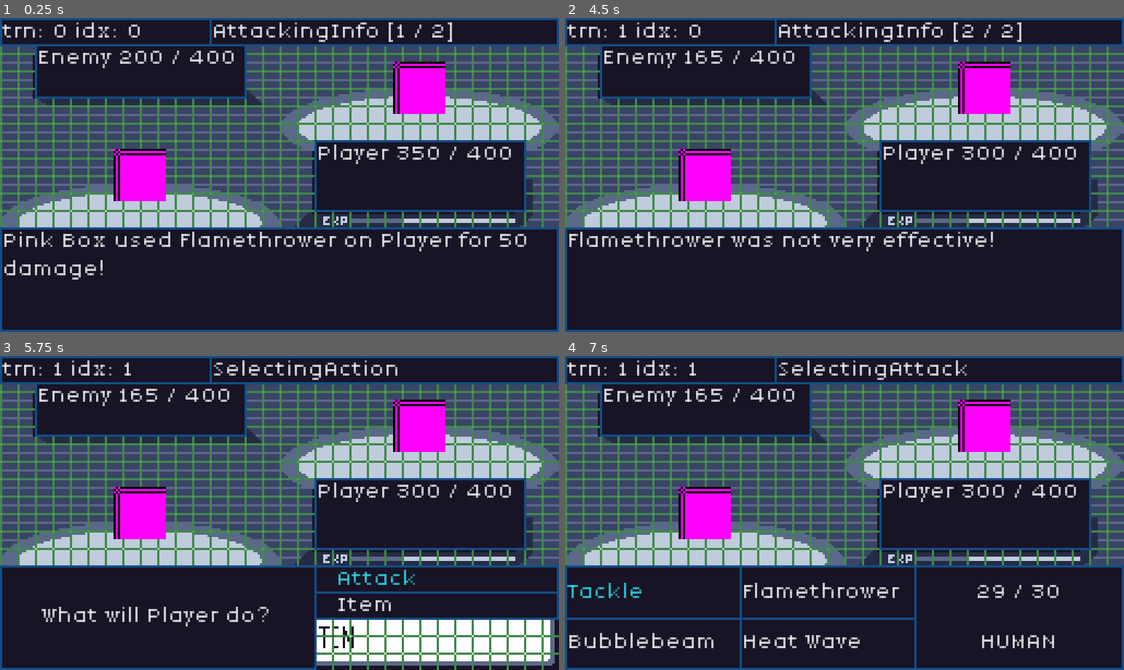
Above: before the commit, frames 1-4 (two rows, left to right).
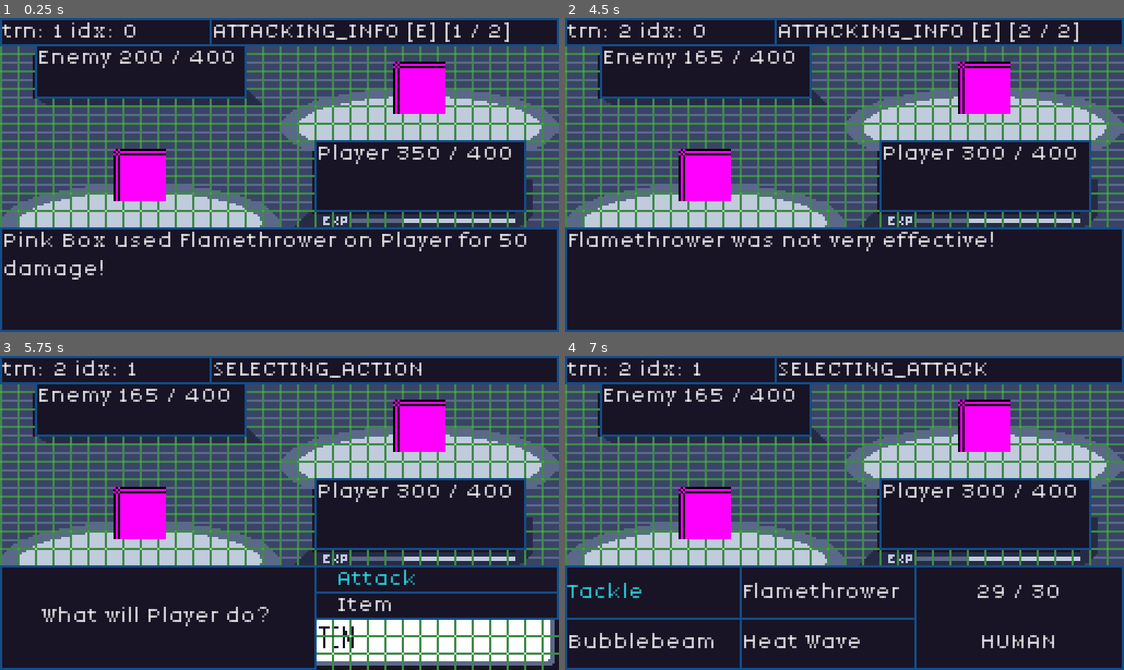
Above: after the commit, the same moments.

Repository: JakeTaussig/rpg-rougelike
Game: Godot game, scene res://scenes/battle.tscn
The game is run twice, just before and just after one commit, with the same random seed, the same clock (stepped at 60 frames per second) and the same inputs.
Inputs (mouse positions are in pixels of both pictures, inside the frame that each line leads up to):
- Up to frame 1 (0.25 s): no input
- Up to frame 2 (4.5 s): click "Continue" at 0.5 s; click "Continue" at 1.25 s; click "Attack" at 2 s; click "Tackle" at 2.75 s; click "Continue" at 3.5 s; tap Enter at 4.25 s; move the mouse to (967, 159) at 4.27 s
- Up to frame 3 (5.75 s): tap Space at 5 s; move the mouse to (167, 528) at 5.02 s
- Up to frame 4 (7 s): click "Item" at 5.75 s; click "Attack" at 6.5 s

The runs differ from the first frame. In frame 1, 1.2% of the frame differs, in the area x 9-92%, y 1-8%; in frame 2, 1.2%; in frame 3, 1.0%; in frame 4, 1.0%.

Commit message:
clean up states

Diff:
--- a/scenes/battle.tscn
+++ b/scenes/battle.tscn
@@ -207,27 +207,27 @@
 [node name="BattleStateMachine" type="Node" parent="."]
 unique_name_in_owner = true
 
-[node name="AttackingInfo" type="Node" parent="BattleStateMachine"]
+[node name="ATTACKING_INFO" type="Node" parent="BattleStateMachine"]
 script = ExtResource("7_v7i3o")
 
-[node name="EnemyAttack" type="Node" parent="BattleStateMachine"]
+[node name="ENEMY_ATTACK" type="Node" parent="BattleStateMachine"]
 script = ExtResource("8_66ngm")
 
-[node name="SelectingAction" type="Node" parent="BattleStateMachine"]
+[node name="SELECTING_ACTION" type="Node" parent="BattleStateMachine"]
 script = ExtResource("9_03edq")
 
-[node name="SelectingAttack" type="Node" parent="BattleStateMachine"]
+[node name="SELECTING_ATTACK" type="Node" parent="BattleStateMachine"]
 script = ExtResource("10_22uqi")
 
-[node name="IncrementTurn" type="Node" parent="BattleStateMachine"]
+[node name="INCREMENT_TURN" type="Node" parent="BattleStateMachine"]
 script = ExtResource("12_03edq")
 
-[node name="GameEnd" type="Node" parent="BattleStateMachine"]
+[node name="GAME_END" type="Node" parent="BattleStateMachine"]
 script = ExtResource("13_22uqi")
 
-[connection signal="pressed" from="BottomBar/Action/Attack" to="BattleStateMachine/SelectingAction" method="_on_attack_pressed"]
+[connection signal="pressed" from="BottomBar/Action/Attack" to="BattleStateMachine/SELECTING_ACTION" method="_on_attack_pressed"]
 [connection signal="pressed" from="BottomBar/BattleStatus/ContinueButton" to="." method="_on_continue_button_pressed"]
-[connection signal="pressed" from="BottomBar/Moves/MovesMenu/Move1" to="BattleStateMachine/SelectingAttack" method="_on_move_pressed" binds= [0]]
-[connection signal="pressed" from="BottomBar/Moves/MovesMenu/Move2" to="BattleStateMachine/SelectingAttack" method="_on_move_pressed" binds= [1]]
-[connection signal="pressed" from="BottomBar/Moves/MovesMenu/Move3" to="BattleStateMachine/SelectingAttack" method="_on_move_pressed" binds= [2]]
-[connection signal="pressed" from="BottomBar/Moves/MovesMenu/Move4" to="BattleStateMachine/SelectingAttack" method="_on_move_pressed" binds= [3]]
+[connection signal="pressed" from="BottomBar/Moves/MovesMenu/Move1" to="BattleStateMachine/SELECTING_ATTACK" method="_on_move_pressed" binds= [0]]
+[connection signal="pressed" from="BottomBar/Moves/MovesMenu/Move2" to="BattleStateMachine/SELECTING_ATTACK" method="_on_move_pressed" binds= [1]]
+[connection signal="pressed" from="BottomBar/Moves/MovesMenu/Move3" to="BattleStateMachine/SELECTING_ATTACK" method="_on_move_pressed" binds= [2]]
+[connection signal="pressed" from="BottomBar/Moves/MovesMenu/Move4" to="BattleStateMachine/SELECTING_ATTACK" method="_on_move_pressed" binds= [3]]
--- a/scripts/battle.gd
+++ b/scripts/battle.gd
@@ -9,7 +9,14 @@
 var states: Dictionary = {}
 var current_state: BaseState
 
-@onready var StateDisplay: Label = %StateDisplay
+enum BattleState {
+	ATTACKING_INFO,
+	INCREMENT_TURN,
+	SELECTING_ACTION,
+	ENEMY_ATTACK,
+	GAME_END,
+	SELECTING_ATTACK
+}
 
 # Called when the node enters the scene tree for the first time.
 func _ready() -> void:
@@ -18,63 +25,76 @@
 	_init_states()
 	_init_battle_participants()
 
-	transition_state_to("AttackingInfo", [""]) # Start in AttackingInfo to render HP
-	transition_state_to("IncrementTurn")
+	transition_state_to(BattleState.ATTACKING_INFO, [""]) # Start in AttackingInfo to render HP
+	transition_state_to(BattleState.INCREMENT_TURN)
 
 func _init_states():
 	# Initialize all states
 	for child in %BattleStateMachine.get_children():
 		if child is BaseState:
 			states[child.name] = child
-			child.battle_system = $"."
+			child.battle = self
 
 func _init_battle_participants():
-	for enemy in %Enemies.get_children():
-		enemy.is_player = false
-		battle_participants.append(enemy)
-		battle_participants.append(%Player)
-	battle_participants.sort_custom(func(a, b):
-		if a.speed == b.speed:
-			return randi() % 2 == 0
-		return a.speed > b.speed)
+	battle_participants.clear()
+	battle_participants.append(%Player)
+	for enemy_node in %Enemies.get_children():
+		enemy_node.is_player = false
+		battle_participants.append(enemy_node)
+		enemy = enemy_node
 
-	enemy = %Enemies.get_child(0)
 
-func transition_state_to(state_name: String, messages: Array = []):
+	battle_participants.sort_custom(_sort_participants_by_speed)
+
+func _sort_participants_by_speed(a, b) -> bool:
+	if a.speed == b.speed:
+		return randf() < 0.5  # More readable than randi() % 2
+	return a.speed > b.speed
+
+func transition_state_to(state: BattleState, messages: Array = []):
+	var state_name = BattleState.keys()[state]
+	if not states.has(state_name):
+		push_error("Invalid state: " + state_name)
+		return
+
 	if current_state:
 		current_state.exit()
 
 	print("entering state: ", state_name)
-	StateDisplay.text = state_name
+	%StateDisplay.text = state_name
 
 	current_state = states[state_name]
 	current_state.enter(messages)
 
 func attack(index: int, target: BattleParticipant) -> void:
-	var _messages = []
 	var attacker: BattleParticipant = battle_participants[turn_order_index]
 	var results = attacker.use_move(index, target)
+	var used_move = attacker.moves[index]
+	var messages = _generate_attack_messages(attacker, target, used_move, results)
+	transition_state_to(BattleState.ATTACKING_INFO, messages)
+
+func _generate_attack_messages(attacker, target, used_move, results) -> Array:
+	var messages = []
 	var used_move_name = results["move"].move_name
 	var damage = results["damage"]
 	var move_hit = results["move_hit"]
 	if not move_hit:
-		_messages.append("%s missed %s!" % [attacker.character_name, used_move_name])
+		messages.append("%s missed %s!" % [attacker.character_name, used_move_name])
 	elif damage > 0:
-		var effectiveness_multiplier: float = attacker.get_effectiveness_modifier(attacker.moves[index], target)
-		_messages.append("%s used %s on %s for %d damage!" % [attacker.character_name, used_move_name, target.character_name, damage])
+		var effectiveness_multiplier: float = attacker.get_effectiveness_modifier(used_move, target)
+		messages.append("%s used %s on %s for %d damage!" % [attacker.character_name, used_move_name, target.character_name, damage])
 
 		if effectiveness_multiplier > 1.0:
-			_messages.append("%s was super effective!" % used_move_name)
+			messages.append("%s was super effective!" % used_move_name)
 
 		elif effectiveness_multiplier < 1.0:
-			_messages.append("%s was not very effective!" % used_move_name)
+			messages.append("%s was not very effective!" % used_move_name)
 
 	# This should only be status effects for now
 	else:
 		var status_effect_string = String(MovesList.StatusEffect.find_key(target.status_effect)).to_lower()
-		_messages.append("%s used %s and applied %s on %s!" % [attacker.character_name, used_move_name, status_effect_string, target.character_name])
-
-	transition_state_to("AttackingInfo", _messages)
+		messages.append("%s used %s and applied %s on %s!" % [attacker.character_name, used_move_name, status_effect_string, target.character_name])
+	return messages
 
 func _on_continue_button_pressed() -> void:
 	current_state.handle_continue()
--- a/scripts/states/AttackingInfoState.gd
+++ b/scripts/states/AttackingInfoState.gd
@@ -4,24 +4,19 @@
 var messages: Array = []
 var message_index: int = 0
 
-@onready var BattleStatus: Label = %BattleStatus
-@onready var ContinueButton: Button = %ContinueButton
-
-@onready var StateDisplay: Label = %StateDisplay
-
 func enter(_messages: Array = []):
 	_render_hp()
-	BattleStatus.visible = true
-	ContinueButton.grab_focus()
+	%BattleStatus.visible = true
+	%ContinueButton.grab_focus()
 
 	messages = _messages
 	message_index = 0
 	%BattleStatus.text = messages[message_index]
 	print("\tmessage:\t\t%s" % messages[message_index])
-	StateDisplay.text = "%s [%d / %d]" % [name, message_index+1, messages.size()]
+	_update_state_display()
 
 func exit():
-	BattleStatus.visible = false
+	%BattleStatus.visible = false
 
 
 func handle_continue():
@@ -29,9 +24,17 @@
 	if message_index < messages.size():
 		%BattleStatus.text = messages[message_index]
 		print("\tmessage:\t\t%s" % messages[message_index])
-		StateDisplay.text = "%s [%d / %d]" % [name, message_index+1, messages.size()]
+		_update_state_display()
 	else:
-		battle_system.transition_state_to("IncrementTurn")
+		battle.transition_state_to(battle.BattleState.INCREMENT_TURN)
+
+func _update_state_display():
+	var attacker_string = "E"
+	if battle.get_current_attacker() == %Player:
+		return "P"
+
+	%StateDisplay.text = "%s [%s] [%d / %d]" % [name, attacker_string, message_index+1, messages.size()]
+
 
 func _render_hp() -> void:
 	%EnemyPanel.text = "Enemy " + str(%Enemy.hp) + " / " + str(%Enemy.max_hp)
--- a/scripts/states/EnemyAttackState.gd
+++ b/scripts/states/EnemyAttackState.gd
@@ -1,9 +1,9 @@
 extends BaseState
 
 func enter(messages: Array = []):
-	var enemy = battle_system.get_current_attacker()
+	var enemy = battle.get_current_attacker()
 	var enemyMoveIdx = enemy.select_move()
 	if enemyMoveIdx != -1:
-		battle_system.attack(enemyMoveIdx, %Player)
+		battle.attack(enemyMoveIdx, %Player)
 	else:
-		battle_system.transition_state_to("ATTACKING_INFO", ["%s can't attack" % enemy.character_name])
+		battle.transition_state_to(battle.BattleState.ATTACKING_INFO, ["%s can't attack" % enemy.character_name])
--- a/scripts/states/GameEndState.gd
+++ b/scripts/states/GameEndState.gd
@@ -1,11 +1,14 @@
 extends AttackingInfoState
 
 func enter(_messages: Array = []):
+	var player = battle.get_node("%Player")
+	var enemy = battle.enemy
+
 	var message = ""
-	if battle_system.enemy.hp <= 0:
-		message = "%s defeated %s!" % [%Player.character_name, battle_system.enemy.character_name]
-	if %Player.hp <= 0:
-		message = "%s defeated %s!" % [battle_system.enemy.character_name, %Player.character_name]
+	if enemy.hp <= 0:
+		message = "%s defeated %s!" % [player.character_name, enemy.character_name]
+	if player.hp <= 0:
+		message = "%s defeated %s!" % [enemy.character_name, player.character_name]
 
 	super.enter([message])
 
--- a/scripts/states/IncrementTurnState.gd
+++ b/scripts/states/IncrementTurnState.gd
@@ -3,36 +3,27 @@
 var _initialized = false
 
 func enter(_messages: Array = []):
-	if check_battle_end():
-		battle_system.transition_state_to("GameEnd")
+	if _is_battle_over():
+
+		battle.transition_state_to(Battle.BattleState.GAME_END)
 		return
 
-	battle_system.turn_order_index += 1
-	if battle_system.turn_order_index == battle_system.battle_participants.size():
-		battle_system.turn_order_index = 0
-		battle_system.turn += 1
+	battle.turn_order_index = (battle.turn_order_index + 1) % battle.battle_participants.size()
+	if battle.turn_order_index == 0:
+		battle.turn += 1
 		_log_turn_info()
 
-	# print the turn number for the first turn
-	if !_initialized:
-		_initialized = true
-		_log_turn_info()
+	%TurnDisplay.text = "trn: %s idx: %s" % [battle.turn, battle.turn_order_index]
 
-	%TurnDisplay.text = "trn: %s idx: %s" % [battle_system.turn, battle_system.turn_order_index]
+	if battle.battle_participants[battle.turn_order_index].is_player:
+		battle.transition_state_to(battle.BattleState.SELECTING_ACTION)
+	else:
+		battle.transition_state_to(battle.BattleState.ENEMY_ATTACK)
 
-	if battle_system.battle_participants[battle_system.turn_order_index].is_player:
-		battle_system.transition_state_to("SelectingAction")
-	else:
-		battle_system.transition_state_to("EnemyAttack")
-
-func check_battle_end():
-	if battle_system.enemy.hp <= 0:
-		return true
-	if %Player.hp <= 0:
-		return true
-	return false
+func _is_battle_over() -> bool:
+	return battle.enemy.hp <= 0 || battle.get_node("%Player").hp <= 0
 
 func _log_turn_info():
 	print("---------------------------")
-	print("Turn: %d" % (battle_system.turn + 1))
+	print("Turn: %d" % battle.turn)
 	print("---------------------------")
--- a/scripts/states/SelectingActionState.gd
+++ b/scripts/states/SelectingActionState.gd
@@ -1,20 +1,17 @@
 extends BaseState
 
-@onready var PlayerPrompt: Label = %PlayerPrompt
-@onready var Action: VBoxContainer = %Action
-
 func enter(messages: Array = []):
-	PlayerPrompt.visible = true
+	%PlayerPrompt.visible = true
 	if messages.size() == 0:
-		PlayerPrompt.text = "What will %s do?" % %Player.character_name
+		%PlayerPrompt.text = "What will %s do?" % %Player.character_name
 	else:
-		PlayerPrompt.text = messages[0]
-	Action.visible = true
-	Action.get_child(0).grab_focus()
+		%PlayerPrompt.text = messages[0]
+	%Action.visible = true
+	%Action.get_child(0).grab_focus()
 
 func exit():
-	PlayerPrompt.visible = false
-	Action.visible = false
+	%PlayerPrompt.visible = false
+	%Action.visible = false
 
 func _on_attack_pressed() -> void:
-	battle_system.transition_state_to("SelectingAttack")
+	battle.transition_state_to(battle.BattleState.SELECTING_ATTACK)
--- a/scripts/states/SelectingAttackState.gd
+++ b/scripts/states/SelectingAttackState.gd
@@ -1,49 +1,44 @@
 extends BaseState
 
-@onready var Moves: Node2D = %Moves
-@onready var MovesMenu: GridContainer = %MovesMenu
-
-@onready var PPInfo: Label = %PPInfo
-@onready var TypeInfo: Label = %TypeInfo
-
-var lastFocusedMoveIndex: int = 0
+var last_focused_move_index: int = 0
 
 func _ready() -> void:
 	# initialize move names and connect PP info display
 	for i in %Player.moves.size():
-		MovesMenu.get_child(i).text = %Player.moves[i].move_name
-		MovesMenu.get_child(i).focus_entered.connect(func(): _display_pp_info(i))
-		MovesMenu.get_child(i).mouse_entered.connect(MovesMenu.get_child(i).grab_focus)
+		%MovesMenu.get_child(i).text = %Player.moves[i].move_name
+		%MovesMenu.get_child(i).focus_entered.connect(func(): _display_pp_info(i))
+		%MovesMenu.get_child(i).mouse_entered.connect(%MovesMenu.get_child(i).grab_focus)
 
 func enter(messages: Array = []):
 	_render_moves()
-	Moves.visible = true
-	MovesMenu.get_child(lastFocusedMoveIndex).grab_focus()
+	%Moves.visible = true
+	%MovesMenu.get_child(last_focused_move_index).grab_focus()
 
 func exit():
-	Moves.visible = false
+	%Moves.visible = false
 
 func _render_moves():
 	for i in %Player.moves.size():
 		var move = %Player.moves[i]
 		if move.pp <= 0:
-			MovesMenu.get_child(i).set_theme_type_variation("DisabledButton")
+			%MovesMenu.get_child(i).set_theme_type_variation("DisabledButton")
 		else:
-			MovesMenu.get_child(i).set_theme_type_variation("Button")
+			%MovesMenu.get_child(i).set_theme_type_variation("Button")
 
 func _on_move_pressed(index: int) -> void:
 	var move = %Player.moves[index]
 	if move.pp > 0:
-		battle_system.attack(index, battle_system.enemy)
+		# Updates state
+		battle.attack(index, battle.enemy)
 
 # callback used when a move is focused
 # displays the PP and type of the move in $"Moves/MovesInfo"
-func _display_pp_info(moveIndex: int) -> void:
-	lastFocusedMoveIndex = moveIndex
-	var move = %Player.moves[moveIndex]
-	PPInfo.text = "%d / %d" % [move.pp, move.max_pp]
+func _display_pp_info(move_index: int) -> void:
+	last_focused_move_index = move_index
+	var move = %Player.moves[move_index]
+	%PPInfo.text = "%d / %d" % [move.pp, move.max_pp]
 	if move.pp <= 0:
-		PPInfo.set_theme_type_variation("RedTextLabel")
+		%PPInfo.set_theme_type_variation("RedTextLabel")
 	else:
-		PPInfo.set_theme_type_variation("NoBorderLabel")
-	TypeInfo.text = MovesList.Type.keys()[move.type]
+		%PPInfo.set_theme_type_variation("NoBorderLabel")
+	%TypeInfo.text = MovesList.Type.keys()[move.type]
--- a/scripts/states/base_state.gd
+++ b/scripts/states/base_state.gd
@@ -1,7 +1,7 @@
 class_name BaseState
 extends Node
 
-var battle_system: Battle
+var battle: Battle
 
 func enter(_messages: Array = []):
 	pass
